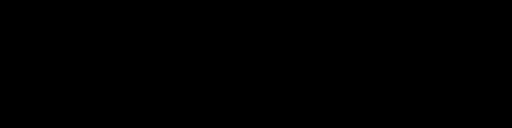
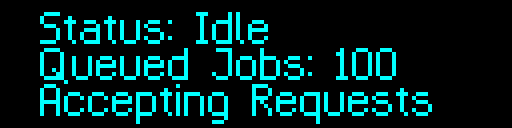
Layered file, before and after one edit (512 x 128). Changes by layer:
added group "printer_info (use ImageFont.load_default() copy" with 9 layers above "status_text (use ImageFont.load_default()" over [40,12,432,124]
added group "info_page2" with 3 layers in group "printer_info (use ImageFont.load_default() copy" over [40,12,432,124]
added layer "Status: Idle" in group "info_page2" over [40,12,268,44]
added layer "Queued Jobs: 100" in group "info_page2" over [40,48,396,84]
added layer "Accepting Requests" in group "info_page2" over [40,84,432,124]
renamed "main_menu_text" to "menu_text", hid the group it (43 layers) over [144,20,432,124]
renamed "icon_space_icons" to "icon_space", showed the group it (10 layers) over [56,28,124,96]
